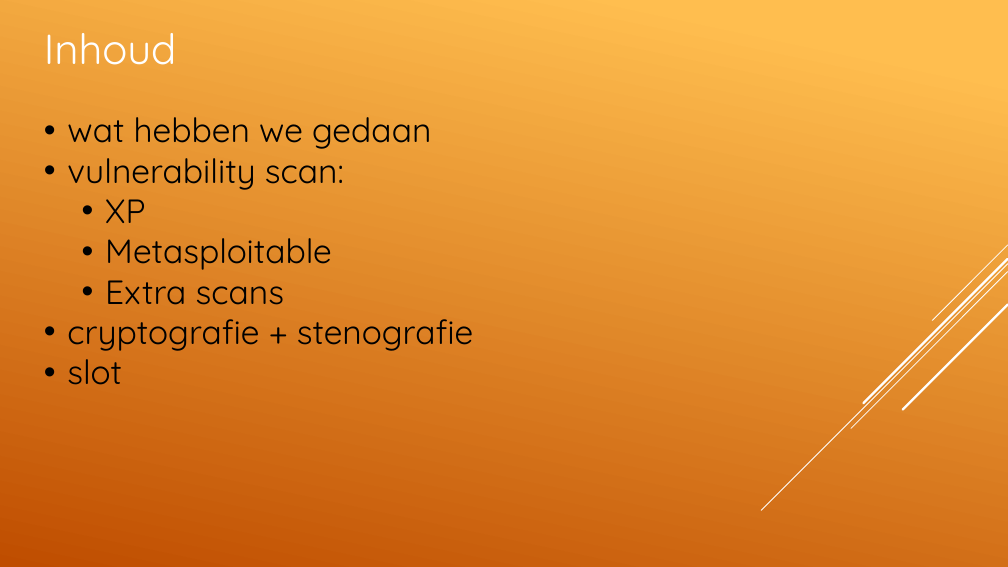
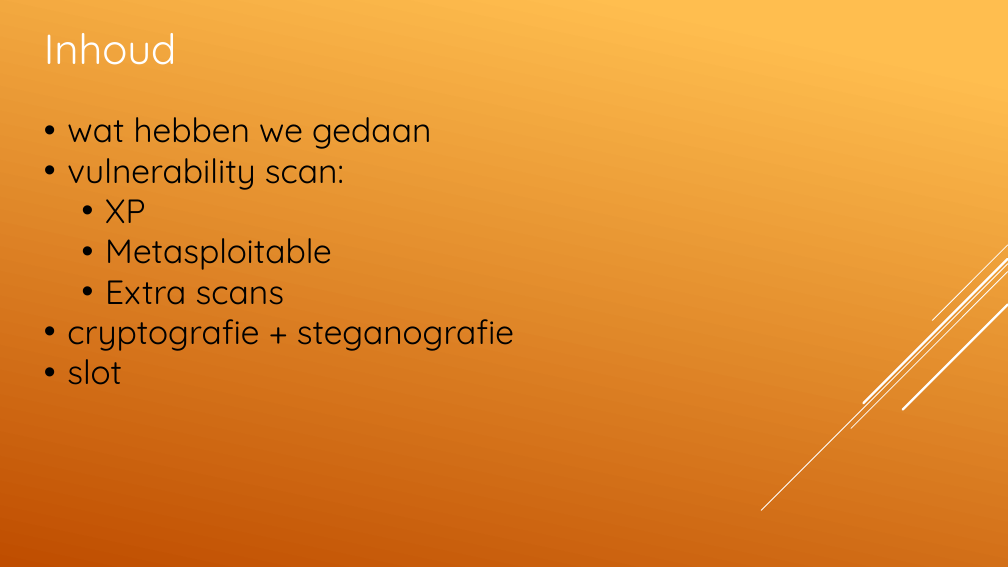
Before and after one commit to ArcaneSaint/PXLSec, a slide deck: slide 2 of GroepsWerk Security.pptx. Drawn at 1008x567 pixels with LibreOffice and Linux fonts; fonts in the diff are those of the drawing. Boxes give left, top, right and bottom in pixels: in the first picture for what was removed or moved away, otherwise in the second. Text is boxed around its words. In the diff, an @@ line names an element or a change of style, - is before the commit and + after.

Commit message:
ppt update

```diff
--- a/GroepsWerk Security.pptx
+++ b/GroepsWerk Security.pptx
@@ text at [67, 319, 514, 351]: text changed @@
-• cryptografie + stenografie
+• cryptografie + steganografie
```
Also in this commit, not shown: 4 other slides changed, 1 slide added, 1 slide removed.
